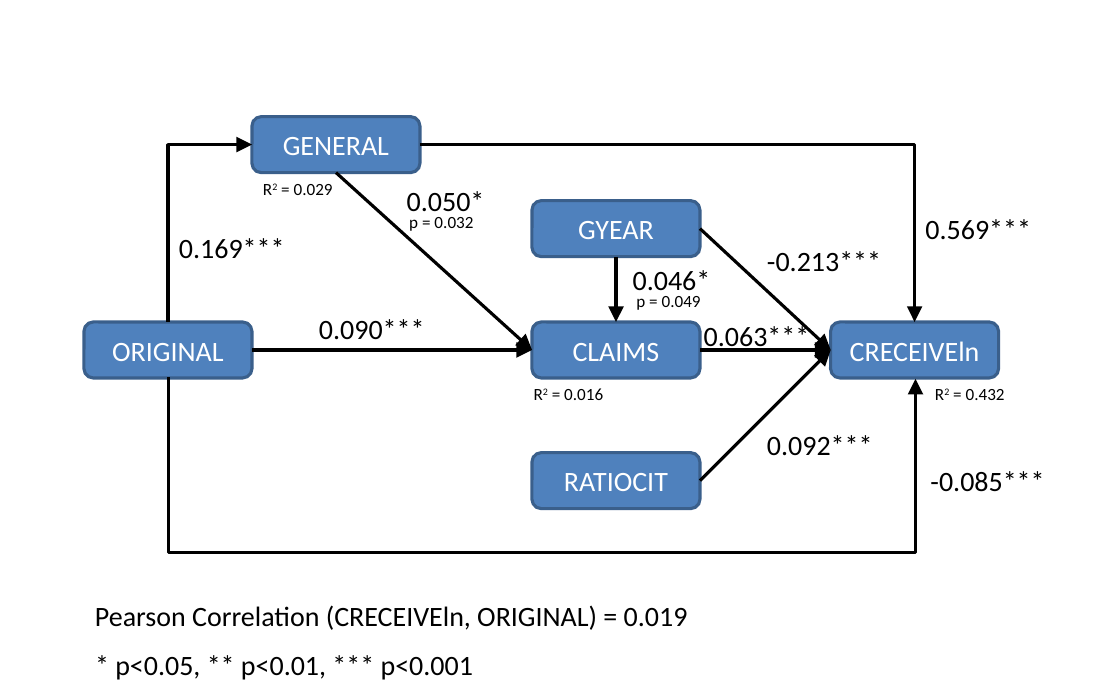
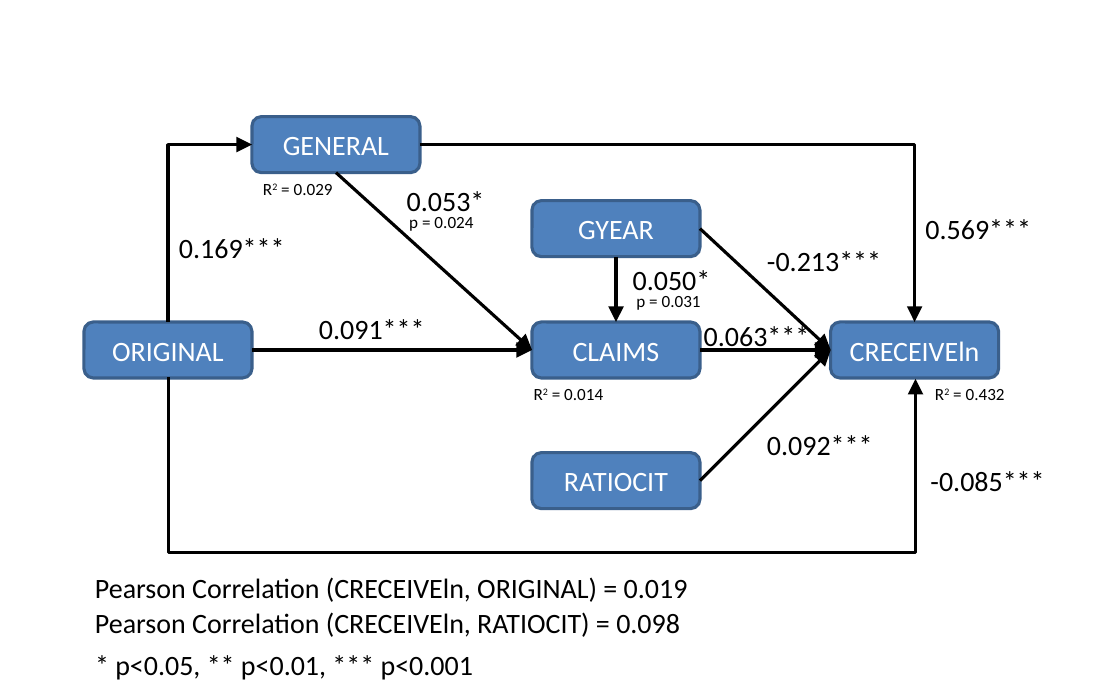
Before and after one commit to SLU-Courses-Townes/SOC6100, a slide deck: slide 9 of Assignments/Assignment03/Results/Townes_SOC6100_Assignment03_PathAnalysisModel_Diagram_v00.pptx. Drawn at 1120x700 pixels with LibreOffice and Linux fonts; fonts in the diff are those of the drawing. Boxes give left, top, right and bottom in pixels: in the first picture for what was removed or moved away, otherwise in the second. Text is boxed around its words. In the diff, an @@ line names an element or a change of style, - is before the commit and + after.

```diff
--- a/Assignments/Assignment03/Results/Townes_SOC6100_Assignment03_PathAnalysisModel_Diagram_v00.pptx
+++ b/Assignments/Assignment03/Results/Townes_SOC6100_Assignment03_PathAnalysisModel_Diagram_v00.pptx
@@ text at <box>407,191,485,218</box>: text changed @@
-0.050*
+0.053*
@@ text at <box>409,217,473,231</box>: text changed @@
-p = 0.032
+p = 0.024
@@ text at <box>633,270,711,291</box>: text changed @@
-0.046*
+0.050*
@@ text at <box>636,296,701,310</box>: text changed @@
-p = 0.049
+p = 0.031
@@ text at <box>319,319,425,340</box>: text changed @@
-0.090***
+0.091***
@@ text at <box>564,389,603,400</box>: text changed @@
-R2 = 0.016
+R2 = 0.014
@@ text "Pearson Correlation (CRECEIVEln, ORIGINAL) = ...": place and size @@
-text "Pearson Correlation (CRECEIVEln, ORIGINAL) = ..." at <box>95,605,688,630</box>
+text "Pearson Correlation (CRECEIVEln, ORIGINAL) = ..." at <box>95,577,688,602</box>
@@ text added at <box>95,612,680,637</box>, 18 pt, text #000000 @@
+Pearson Correlation (CRECEIVEln, RATIOCIT) = 0.098
```
Also in this commit, not shown: 1 other slide changed, 5 other files.
